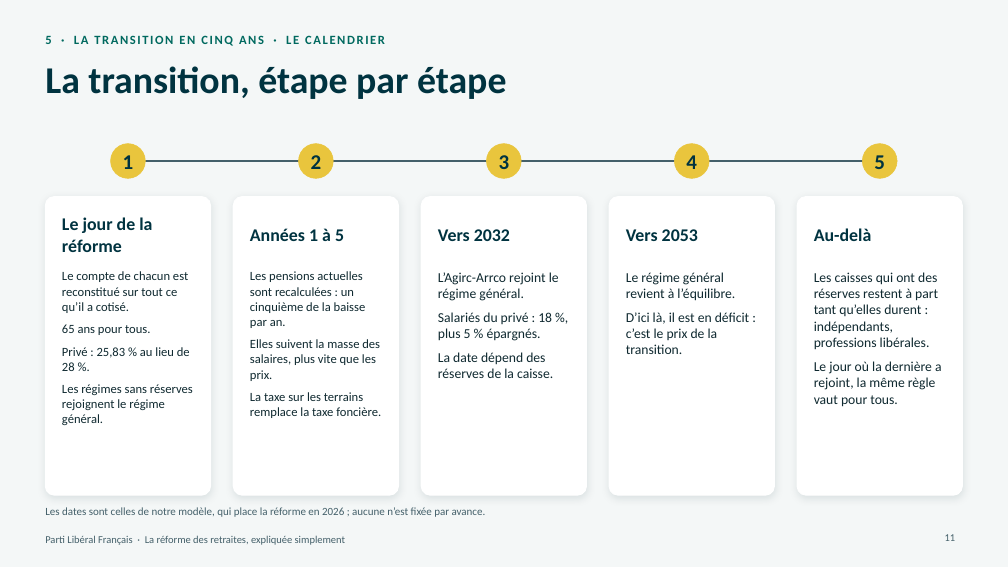
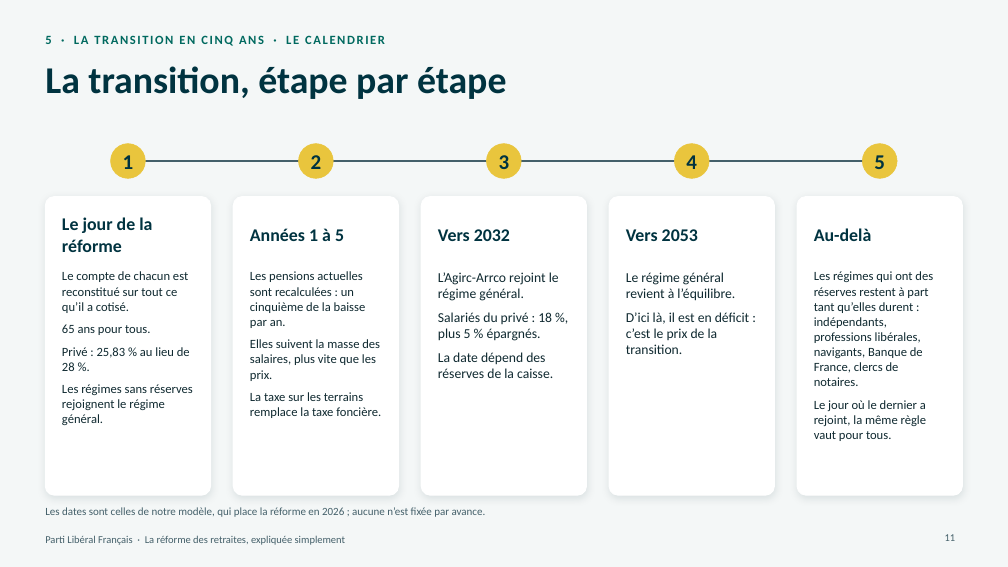
Before and after one commit to g-pliberal/retraitecomptenotionelle, a slide deck: slide 11 of docs/presentation_adherents_17_novembre_2026.pptx. Drawn at 1008x567 pixels with LibreOffice and Linux fonts; fonts in the diff are those of the drawing. Boxes give left, top, right and bottom in pixels: in the first picture for what was removed or moved away, otherwise in the second. Text is boxed around its words. In the diff, an @@ line names an element or a change of style, - is before the commit and + after.

```diff
--- a/docs/presentation_adherents_17_novembre_2026.pptx
+++ b/docs/presentation_adherents_17_novembre_2026.pptx
@@ text at (814, 271, 933, 441): text changed; size 13 to 12 pt @@
-Les caisses qui ont des réserves restent à part tant qu’elles durent : indépendants, professions libérales.
-Le jour où la dernière a rejoint, la même règle vaut pour tous.
+Les régimes qui ont des réserves restent à part tant qu’elles durent : indépendants, professions libérales, navigants, Banque de France, clercs de notaires.
+Le jour où le dernier a rejoint, la même règle vaut pour tous.
```
Also in this commit, not shown: 2 other slides changed.
